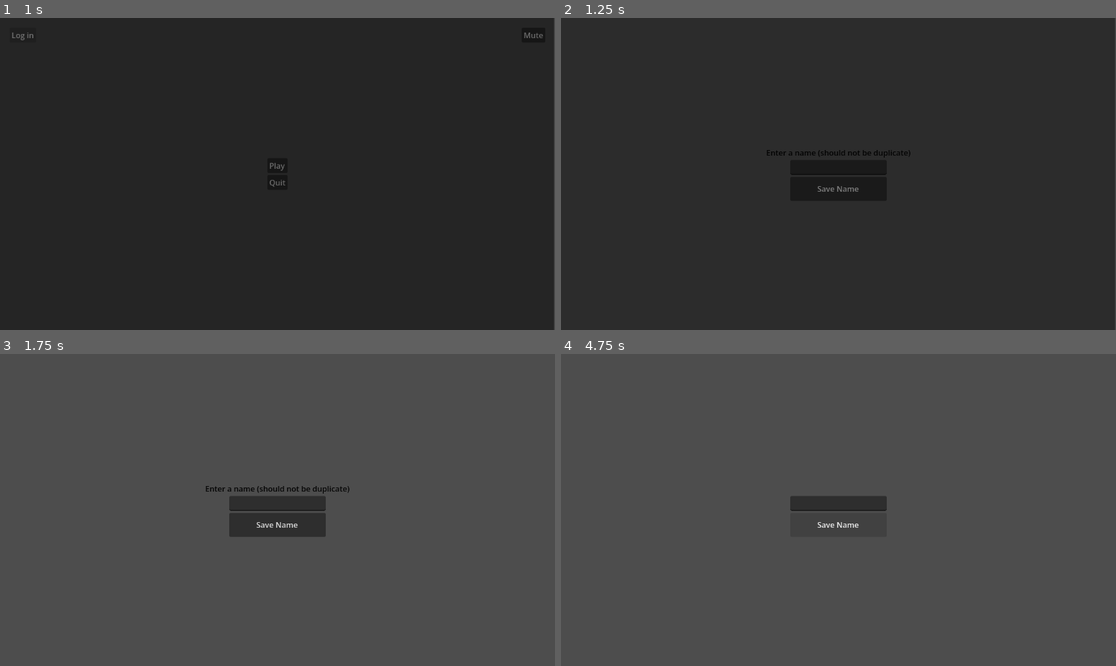
Above: before the commit, frames 1-4 (two rows, left to right).
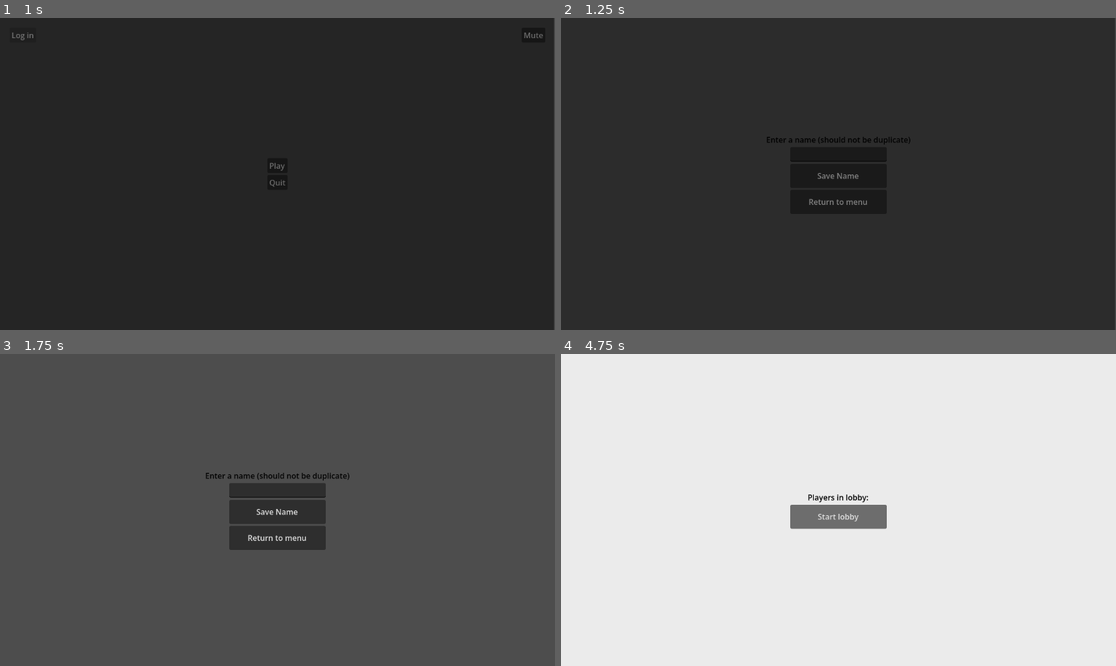
Above: after the commit, the same moments.

Repository: Thijs987/pse_onlycode
Game: Godot game, scene res://Scenes/StartMenu.tscn
The game is run twice, just before and just after one commit, with the same random seed, the same clock (stepped at 60 frames per second) and the same inputs.
Inputs (mouse positions are in pixels of both pictures, inside the frame that each line leads up to):
- Up to frame 1 (1 s): click "Log in" at 0.5 s
- Up to frame 2 (1.25 s): no input
- Up to frame 3 (1.75 s): click "Save Name" at 1.25 s
- Up to frame 4 (4.75 s): click "Save Name" (after the commit: "Return to menu") at 2 s; click (838, 500) at 2.75 s, where only the run after the commit has a clickable "Play"; click (838, 500) at 3.5 s, where only the run after the commit has a clickable "Play"; click "Save Name" (after the commit: "Start lobby") at 4.25 s

Frame 1 is identical in both runs. In frame 2, 0.4% of the frame differs, in the area x 37-63%, y 38-60%; in frame 3, 1.9%; in frame 4, 100%, in the area x 0-100%, y 0-100%.
Error after the commit: Invalid access to property or key 'lobbyId' on a base object of type 'Nil'. (res://Scripts/GodotToServer/GSHTTP.gd:63)

Commit message:
Added return button in LoginPage

Diff:
--- a/Frontend/Scenes/LoginPage.tscn
+++ b/Frontend/Scenes/LoginPage.tscn
@@ -54,3 +54,13 @@
 custom_minimum_size = Vector2(200, 50)
 layout_mode = 2
 text = "Save Name"
+
+[node name="HBoxContainer4" type="HBoxContainer" parent="VBoxContainer" unique_id=400859198]
+layout_mode = 2
+size_flags_horizontal = 4
+size_flags_vertical = 4
+
+[node name="Button" type="Button" parent="VBoxContainer/HBoxContainer4" unique_id=1289735244]
+custom_minimum_size = Vector2(200, 50)
+layout_mode = 2
+text = "Return to menu"
--- a/Frontend/Scripts/Menus/LoginPage.gd
+++ b/Frontend/Scripts/Menus/LoginPage.gd
@@ -3,12 +3,17 @@
 @onready var text_label: Label = $VBoxContainer/HBoxContainer1/Label
 @onready var name_input: LineEdit = $VBoxContainer/HBoxContainer2/LineEdit
 @onready var name_button: Button = $VBoxContainer/HBoxContainer3/Button
+@onready var return_button: Button = $VBoxContainer/HBoxContainer4/Button
 
 # Called when the node enters the scene tree for the first time.
 func _ready() -> void:
 	name_button.pressed.connect(_on_name_button_pressed)
+	return_button.pressed.connect(_on_return_button_pressed)
 
 func _on_name_button_pressed():
 	controller.PId = name_input.text
 	text_label.text = controller.PId
 	name_input.clear()
+
+func _on_return_button_pressed():
+	SceneLoader.load_scene("uid://ctined7qq8dh2") #Start menu
--- a/Frontend/Scripts/Menus/StartMenu.gd
+++ b/Frontend/Scripts/Menus/StartMenu.gd
@@ -26,7 +26,7 @@
 # Play button (Not yet with the right path!!!)
 func _on_play_button_pressed() -> void:
 	# Need to change this to real lobby page location
-	controller.Create_Lobby("Player_1")
+	controller.Create_Lobby(controller.PId)
 	SceneLoader.load_scene(multi_lobby)
 
 # Quit button
